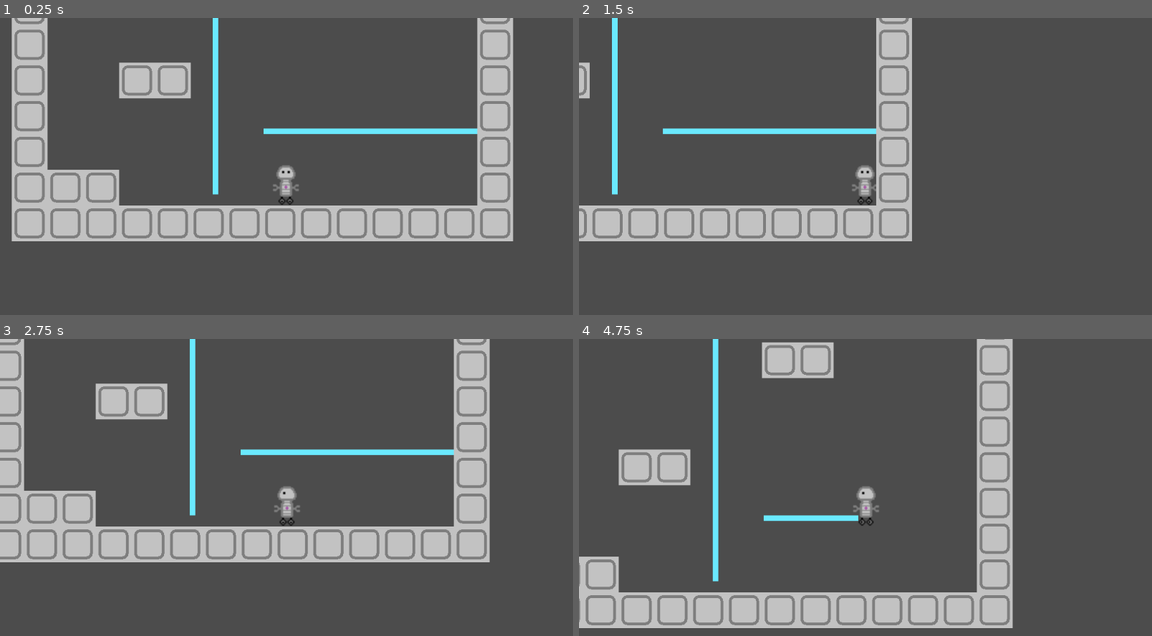
Above: before the commit, frames 1-4 (two rows, left to right).
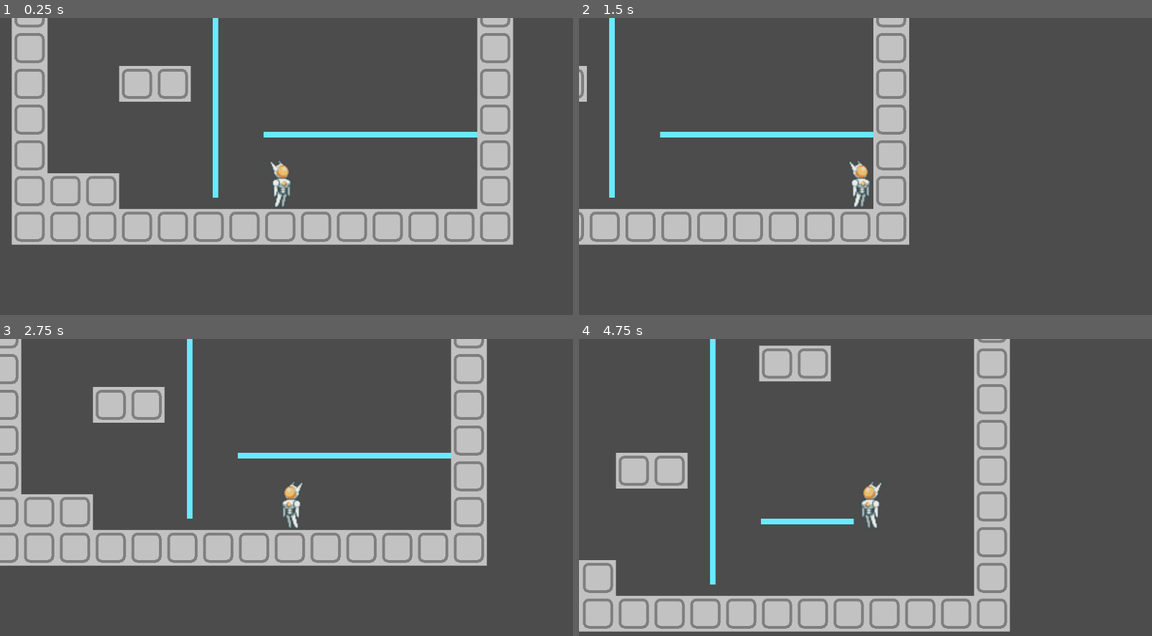
Above: after the commit, the same moments.

Repository: rakthalekk/VGDC-Fall-2021-Project
Game: Godot game, scene res://src/levels/Main.tscn
The game is run twice, just before and just after one commit, with the same random seed, the same clock (stepped at 60 frames per second) and the same inputs.
Inputs:
- Up to frame 1 (0.25 s): no input
- Up to frame 2 (1.5 s): tap Enter at 0.5 s; hold Right (move_right) from 0.53 s (still down); tap Z (jump) at 0.77 s
- Up to frame 3 (2.75 s): tap Z (jump) at 1.52 s; release Right (move_right) at 2.03 s; hold Left (move_left) from 2.03 s (still down)
- Up to frame 4 (4.75 s): release Left (move_left) at 2.78 s; hold Right (move_right) 2.78-4.28 s; tap Z (jump) at 3.02, 3.77, 4.52 s; hold Left (move_left) from 4.28 s (still down)

The runs differ from the first frame. In frame 1, 9.1% of the frame differs, in the area x 2-90%, y 0-77%; in frame 2, 8.6%; in frame 3, 13%, in the area x 0-86%, y 0-77%; in frame 4, 13%.

Commit message:
animation change

Diff:
--- a/Puzzle Platformer/src/entities/Player.tscn
+++ b/Puzzle Platformer/src/entities/Player.tscn
@@ -1,10 +1,10 @@
 [gd_scene load_steps=6 format=2]
 
-[ext_resource path="res://assets/sprites/player.png" type="Texture" id=1]
+[ext_resource path="res://assets/sprites/playerCharacter.png" type="Texture" id=1]
 [ext_resource path="res://src/entities/Player.gd" type="Script" id=2]
 
 [sub_resource type="RectangleShape2D" id=1]
-extents = Vector2( 19.2844, 36.1228 )
+extents = Vector2( 20.6998, 42.7304 )
 
 [sub_resource type="Animation" id=2]
 resource_name = "idle"
@@ -26,7 +26,6 @@
 resource_name = "move"
 length = 0.8
 loop = true
-step = 0.2
 tracks/0/type = "value"
 tracks/0/path = NodePath("Sprite:frame")
 tracks/0/interp = 1
@@ -34,22 +33,23 @@
 tracks/0/imported = false
 tracks/0/enabled = true
 tracks/0/keys = {
-"times": PoolRealArray( 0, 0.2, 0.4, 0.6 ),
-"transitions": PoolRealArray( 1, 1, 1, 1 ),
+"times": PoolRealArray( 0, 0.1, 0.2, 0.3, 0.4, 0.5, 0.6, 0.7 ),
+"transitions": PoolRealArray( 1, 1, 1, 1, 1, 1, 1, 1 ),
 "update": 1,
-"values": [ 2, 3, 4, 1 ]
+"values": [ 1, 2, 3, 4, 6, 7, 8, 9 ]
 }
 
 [node name="Player" type="KinematicBody2D"]
 script = ExtResource( 2 )
 
 [node name="CollisionShape2D" type="CollisionShape2D" parent="."]
+position = Vector2( -6.60709, -0.471939 )
 shape = SubResource( 1 )
 
 [node name="Sprite" type="Sprite" parent="."]
 scale = Vector2( 2, 2 )
 texture = ExtResource( 1 )
-hframes = 5
+hframes = 20
 frame = 1
 
 [node name="AnimationPlayer" type="AnimationPlayer" parent="."]
Not shown, added: Puzzle Platformer/assets/sprites/playerCharacter.png.import
